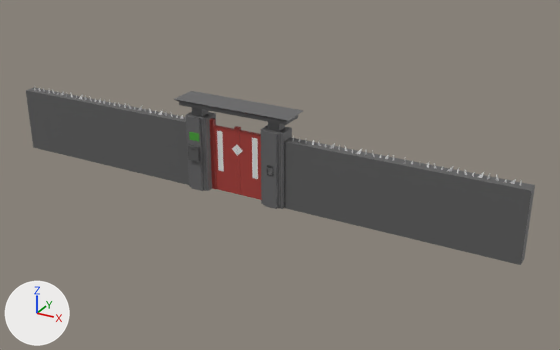
The FBX model Assets/5 Model/Level1/L1_Gete.fbx as it was, and as the next commit left it.
The view is the same before and after, from a 50 mm lens placed at (12.63, -20.11, 11.09), pointed at (1.38, 0.34, 0.86). Every picture has the same lights, and +X, +Y and +Z are marked at lower left. The picture after the commit comes second. Where no turn or scale is listed for an object, it has been applied to the vertices. Vertices at exactly the same position are counted once.

Script lines for the objects in view, before the commit:
```python
ob_l1_gatel = bpy.data.objects.new('L1_GateL', me_cube_040)
ob_l1_gatel.location = (0.0, 0.0, 0.0)
ob_l1_gater = bpy.data.objects.new('L1_GateR', me_plane_002)
ob_l1_gater.location = (0.0, 0.0, 0.0)
ob_l1_mailbox = bpy.data.objects.new('L1_Mailbox', me_cube_011)
ob_l1_mailbox.location = (0.0, 0.0, 0.47)
ob_l1_mailbox1 = bpy.data.objects.new('L1_Mailbox1', me_cylinder)
ob_l1_mailbox1.location = (0.0, 0.0, 0.47)
ob_l1_pillar = bpy.data.objects.new('L1_Pillar', me_cube_005)
ob_l1_pillar.location = (0.0, 0.0, 0.0)
ob_l1_pillar1 = bpy.data.objects.new('L1_Pillar1', me_cube_002)
ob_l1_pillar1.location = (0.0, 0.0, 0.0)
ob_l1_top = bpy.data.objects.new('L1_Top', me_cube_006)
ob_l1_top.location = (0.0, 0.0, 0.0)
ob_l1_wall = bpy.data.objects.new('L1_Wall', me_cube_009)
ob_l1_wall.location = (0.0, 0.0, 0.0)
# me_cube_009
# before: 4 (9.4, -0.2, 0.0) at pixel (520, 265), 5 (9.4, -0.2, 2.3) at pixel (531, 190), 6 (9.4, 0.2, 0.0) at pixel (524, 258), 7 (9.4, 0.2, 2.3) at pixel (535, 185)
```
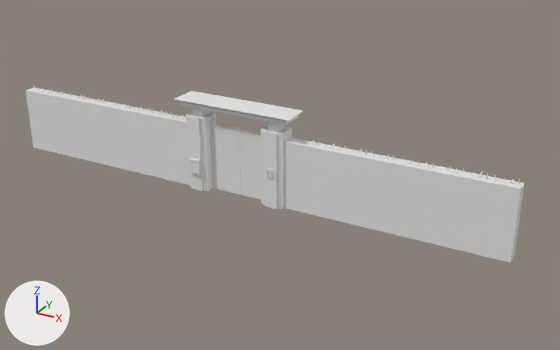
Where the newer file only moved an object's origin or applied its transform, the numbers keep the older frame.

What differs and where, as boxes (x1, y1, x2, y2) in the pictures (560 x 350 px; the box of a moved part takes in the faces that stretch with it):
'L1_Wall', recoloured, reshaped (dark grey to white)
    before: (26, 87, 535, 265)
    after: (26, 88, 524, 263)
'L1_Pillar', recoloured (dark grey to white)
    both: (186, 108, 292, 209)
'L1_Top', recoloured (dark grey to white)
    both: (174, 91, 303, 125)
'L1_GateR', recoloured (red to white)
    both: (237, 127, 261, 200)
'L1_GateL', recoloured (red to white)
    both: (214, 125, 238, 194)
'L1_Mailbox', recoloured
    both: (188, 145, 201, 174)
'L1_Pillar1', recoloured (red to white)
    both: (210, 118, 216, 189)
part 1 of me_cube_009, moved or reshaped
    before: (284, 138, 535, 265)
    after: (284, 138, 524, 263)

What changed in the scene script:
```text
Change mat_door:
    mat_door.base_color: (0.402, 0.0497, 0.0409) -> (0.8, 0.8, 0.8)  # red #aa3f39 -> white #e7e7e7
Change mat_top:
    mat_top.base_color: (0.132, 0.131, 0.134) -> (0.8, 0.8, 0.8)  # dark grey #666566 -> white #e7e7e7
Change mat_mailbox:
    mat_mailbox.base_color: (0.104, 0.104, 0.104) -> (0.8, 0.8, 0.8)  # dark grey #5b5b5b -> white #e7e7e7
Change mat_pillar:
    mat_pillar.base_color: (0.132, 0.131, 0.134) -> (0.8, 0.8, 0.8)  # dark grey #666566 -> white #e7e7e7
Change mat_wall:
    mat_wall.base_color: (0.112, 0.112, 0.112) -> (0.8, 0.8, 0.8)  # dark grey #5e5e5e -> white #e7e7e7
Change me_cube_009:
    used by ob_l1_wall; location = (0.0, 0.0, 0.0)
    remove me_cube_009.from_pydata(...)  # 16 vertices, 12 faces; spans x -9.2..9.4, y -0.2..0.2, z 0.0..2.3
    add me_cube_009.from_pydata(...)  # 16 vertices, 12 faces; spans x -9.2..9.1, y -0.2..0.2, z 0.0..2.3
    me_cube_009 part 1
    add for i in [*range(4, 8)]: me_cube_009.vertices[i].co += Vector((-0.3, 0.0, 0.0))
```
